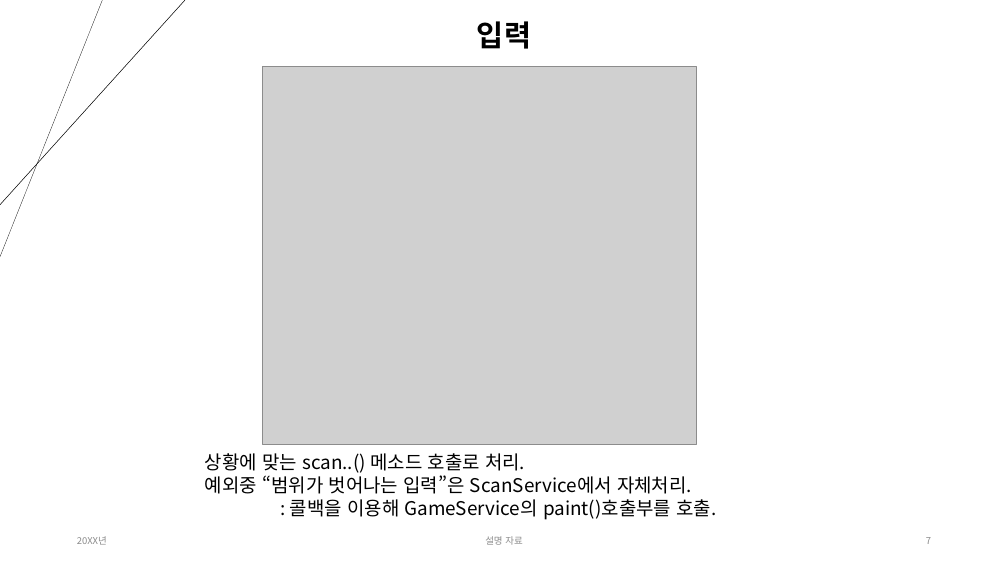
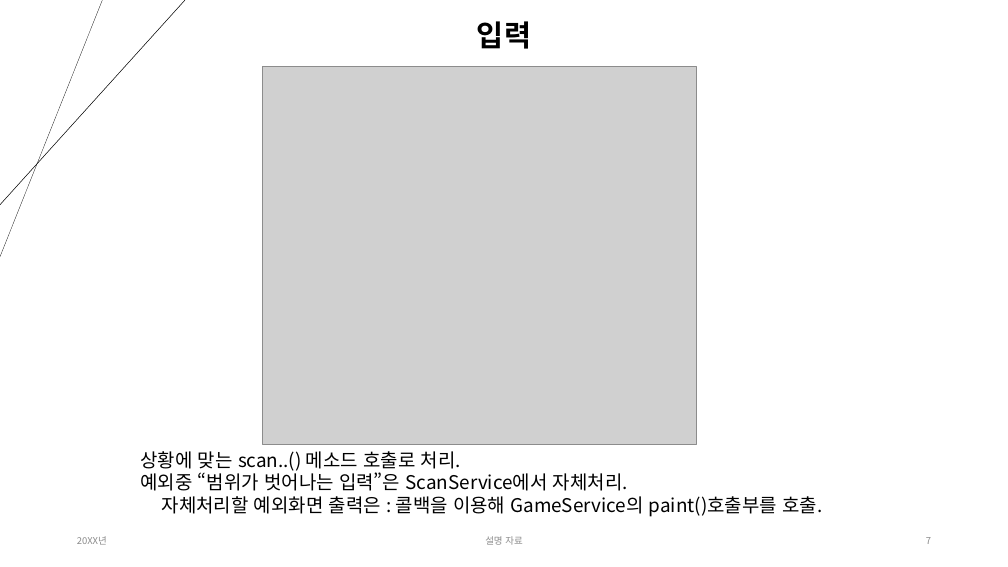
Before and after one commit to humi53/2023_10_BlackJackV2, a slide deck: slide 7 of document/블랙잭 프로그램 구조.pptx. Drawn at 1008x567 pixels with LibreOffice and Linux fonts; fonts in the diff are those of the drawing; grey boxes stand for pictures. Boxes give left, top, right and bottom in pixels: in the first picture for what was removed or moved away, otherwise in the second. Text is boxed around its words. In the diff, an @@ line names an element or a change of style, - is before the commit and + after.

Commit message:
문서추가 변경

```diff
--- a/document/블랙잭 프로그램 구조.pptx
+++ b/document/블랙잭 프로그램 구조.pptx
@@ text "상황에 맞는 scan..() 메소드 호출로 ...": place and size @@
-text "상황에 맞는 scan..() 메소드 호출로 ..." at box(205, 453, 717, 520)
+text "상황에 맞는 scan..() 메소드 호출로 ..." at box(140, 451, 822, 517)
@@ text at box(162, 496, 822, 517): text changed @@
-: 콜백을 이용해 GameService의 paint()호출부를 호출.
+자체처리할 예외화면 출력은 : 콜백을 이용해 GameService의 paint()호출부를 호출.
```
